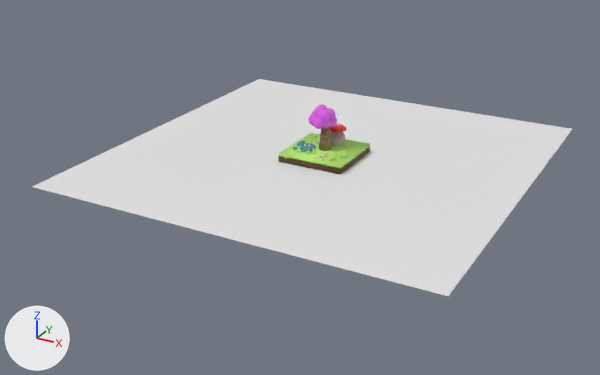
An edit to the glTF model Tree_Scene.glb, drawn before and after from the same camera.
Rendered twice from a 50 mm lens placed at (10.39, -20.4, 9.04), pointed at (-0.39, -0.81, -0.76). Lighting does not change. The marker at lower left points along +X, +Y and +Z. The older version comes first. Where no turn or scale is listed for an object, it has been applied to the vertices. Vertices at exactly the same position are counted once.

The older version as bpy lines, for what is in view:
```python
ob_circle_001 = bpy.data.objects.new('Circle.001', me_circle_002)
ob_circle_001.location = (0.62, -0.67, 0.35)
ob_circle_001.scale = (1.23, 1.23, 1.23)
ob_circle_005 = bpy.data.objects.new('Circle.005', me_circle_033)
ob_circle_005.location = (0.8, -0.33, 0.36)
ob_circle_005.rotation_euler = (0.0, 0.0, -1.388)  # degrees (0, 0, -80)
ob_circle_005.scale = (1.34, 1.34, 1.34)
ob_circle_011 = bpy.data.objects.new('Circle.011', me_circle_012)
ob_circle_011.location = (-0.09, -0.53, 0.36)
ob_circle_011.rotation_euler = (0.0, 0.0, 2.121)  # degrees (0, 0, 122)
ob_circle_011.scale = (1.42, 1.42, 1.42)
ob_circle_014 = bpy.data.objects.new('Circle.014', me_circle_015)
ob_circle_014.location = (-0.48, 0.78, 0.35)
ob_circle_014.rotation_euler = (0.0, 0.0, -1.76)  # degrees (0, 0, -101)
ob_circle_014.scale = (1.34, 1.34, 1.34)
ob_circle_016 = bpy.data.objects.new('Circle.016', me_circle_038)
ob_circle_016.location = (-0.7, 0.67, 0.32)
ob_circle_016.rotation_euler = (0.0, 0.0, 0.939)  # degrees (0, 0, 54)
ob_circle_016.scale = (0.949, 0.949, 0.949)
ob_circle_032 = bpy.data.objects.new('Circle.032', me_circle_035)
ob_circle_032.location = (0.49, -1.02, 0.19)
ob_circle_033 = bpy.data.objects.new('Circle.033', me_circle_036)
ob_circle_033.location = (-1.03, -0.87, 0.22)
ob_circle_033.rotation_euler = (1.531, 0.0204, -1.556)  # degrees (88, 1.2, -89)
ob_circle_033.scale = (0.554, 0.554, 0.554)
ob_cube_001 = bpy.data.objects.new('Cube.001', me_cube_002)
ob_cube_001.location = (0.0, 0.0, 0.25)
ob_plane = bpy.data.objects.new('Plane', me_plane_001)
ob_plane.location = (-0.04, 0.11, 0.0)
ob_plane.scale = (5.91, 5.91, 5.91)
# also in view: 'Cube' at (0.0, 0.0, 0.09)
```
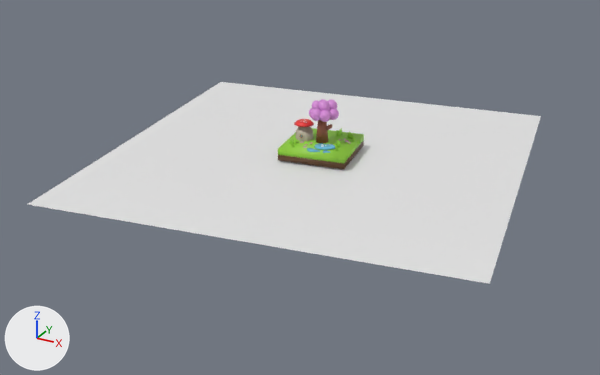
Not visible in the pictures: 'Circle.032'.

Patch to the scene script:
```diff
--- a/Tree_Scene.glb.py
+++ b/Tree_Scene.glb.py
@@ mat_grass @@
 mat_grass = principled_material('Grass')
-mat_grass.base_color = (0.468, 0.8, 0.148)  # green #b6e76b
+mat_grass.base_color = (0.283, 0.622, 0.0413)  # green #91cf39
 mat_grass.roughness = 0.516
@@ me_cube_002 @@
 # used by ob_cube_001; location = (0.0, 0.0, 0.25)
-me_cube_002.from_pydata(...)  # 8 vertices, 12 faces; spans x -1.0..1.0, y -1.0..1.0, z -0.09..0.02
+me_cube_002.from_pydata(...)  # 12 vertices, 20 faces; spans x -1.0..1.0, y -1.0..1.0, z -0.18..0.02
+# me_cube_002 part 1
+# 2 faces are deleted
+# 4 vertices are added at (-1.0, 1.0, -0.18), (-1.0, -1.0, -0.18), (1.0, 1.0, -0.18), (1.0, -1.0, -0.18)
+# 10 new faces join them
 me_cube_002.materials.append(mat_grass)
@@ ob_cube @@
 ob_cube = bpy.data.objects.new('Cube', me_cube_001)
-ob_cube.location = (0.0, 0.0, 0.09)
+ob_cube.location = (-0.17, 0.12, 0.15)
+ob_cube.rotation_euler = (0.0, 0.0, 1.724)  # degrees (0, 0, 99)
@@ ob_cube_001 @@
 ob_cube_001 = bpy.data.objects.new('Cube.001', me_cube_002)
-ob_cube_001.location = (0.0, 0.0, 0.25)
+ob_cube_001.location = (-0.17, 0.12, 0.4)
+ob_cube_001.rotation_euler = (0.0, 0.0, 1.724)  # degrees (0, 0, 99)
@@ ob_cylinder @@
 ob_cylinder = bpy.data.objects.new('Cylinder', me_cylinder)
-ob_cylinder.location = (0.01, 0.0, 0.45)
+ob_cylinder.location = (-0.16, 0.12, 0.61)
+ob_cylinder.rotation_euler = (0.0, 0.0, 1.724)  # degrees (0, 0, 99)
 ob_cylinder.scale = (0.186, 0.186, 0.186)
@@ ob_sphere_005 @@
 ob_sphere_005 = bpy.data.objects.new('Sphere.005', me_sphere_005)
-ob_sphere_005.location = (-0.31, 0.07, 1.18)
+ob_sphere_005.location = (-0.18, -0.21, 1.34)
+ob_sphere_005.rotation_euler = (0.0, 0.0, 1.724)  # degrees (0, 0, 99)
 ob_sphere_005.scale = (0.18, 0.18, 0.18)
@@ ob_sphere_008 @@
 ob_sphere_008 = bpy.data.objects.new('Sphere.008', me_sphere_009)
-ob_sphere_008.location = (-0.13, -0.09, 1.38)
+ob_sphere_008.location = (-0.05, 0.0, 1.54)
+ob_sphere_008.rotation_euler = (0.0, 0.0, 1.724)  # degrees (0, 0, 99)
 ob_sphere_008.scale = (0.18, 0.18, 0.18)
@@ ob_circle_032 @@
-ob_circle_032 = bpy.data.objects.new('Circle.032', me_circle_035)
-ob_circle_032.location = (0.49, -1.02, 0.19)
@@ ob_plane @@
 ob_plane = bpy.data.objects.new('Plane', me_plane_001)
-ob_plane.location = (-0.04, 0.11, 0.0)
+ob_plane.location = (-0.27, 0.06, 0.0)
+ob_plane.rotation_euler = (0.0, 0.0, 1.724)  # degrees (0, 0, 99)
 ob_plane.scale = (5.91, 5.91, 5.91)
```

What differs and where, as boxes [x1, y1, x2, y2] in the pictures (600 x 375 px):
'Plane', moved, turned
    before: [32, 79, 572, 296]
    after: [27, 82, 541, 284]
'Cube.001', recoloured, reshaped, moved, turned
    before: [279, 133, 370, 170]
    after: [278, 128, 364, 164]
'Cube', moved, turned
    before: [279, 148, 370, 174]
    after: [278, 141, 364, 169]
'Cylinder', moved, turned
    before: [319, 127, 331, 151]
    after: [316, 120, 328, 143]
'Sphere.008', moved, turned
    before: [314, 106, 325, 117]
    after: [319, 101, 330, 111]
'Sphere.005', moved, turned (not visible before)
    after: [310, 108, 321, 121]
'Circle.001', recoloured
    both: [331, 132, 352, 161]
'Circle.006', recoloured
    both: [336, 130, 343, 157]
'Circle.005', recoloured
    both: [339, 128, 347, 158]
'Circle.011', recoloured
    both: [311, 139, 341, 155]
'Circle.012', recoloured
    both: [306, 141, 341, 154]
'Circle', recoloured
    both: [329, 135, 354, 161]
'Circle.016', recoloured
    both: [291, 134, 316, 147]
'Circle.014', recoloured
    both: [289, 138, 293, 144]
'Circle.003', recoloured
    both: [297, 147, 339, 153]
'Circle.013', recoloured
    both: [293, 140, 297, 144]
'Circle.041', recoloured
    both: [321, 138, 355, 161]
part 1 of me_cube_002, reshaped
    after: [278, 138, 364, 164]
